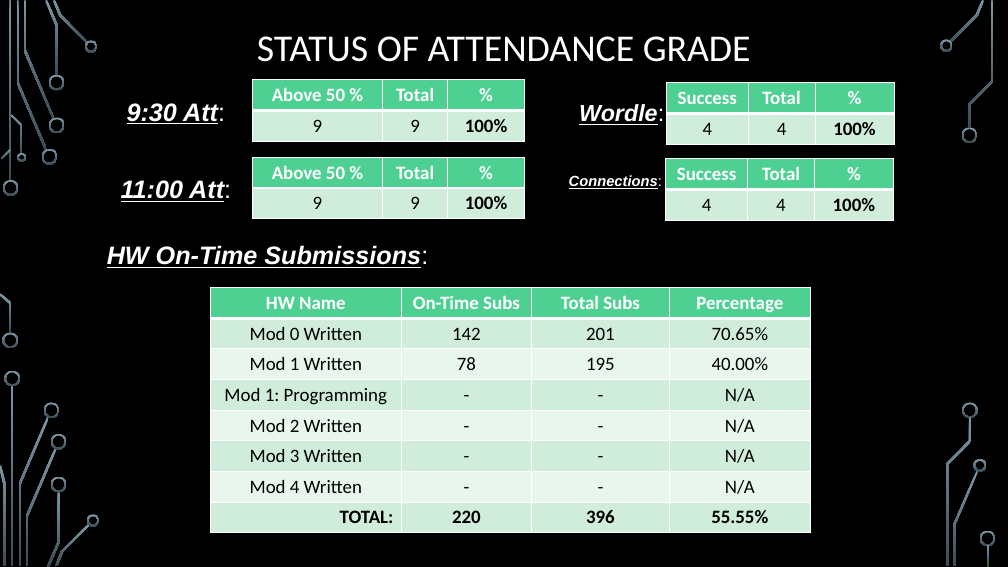
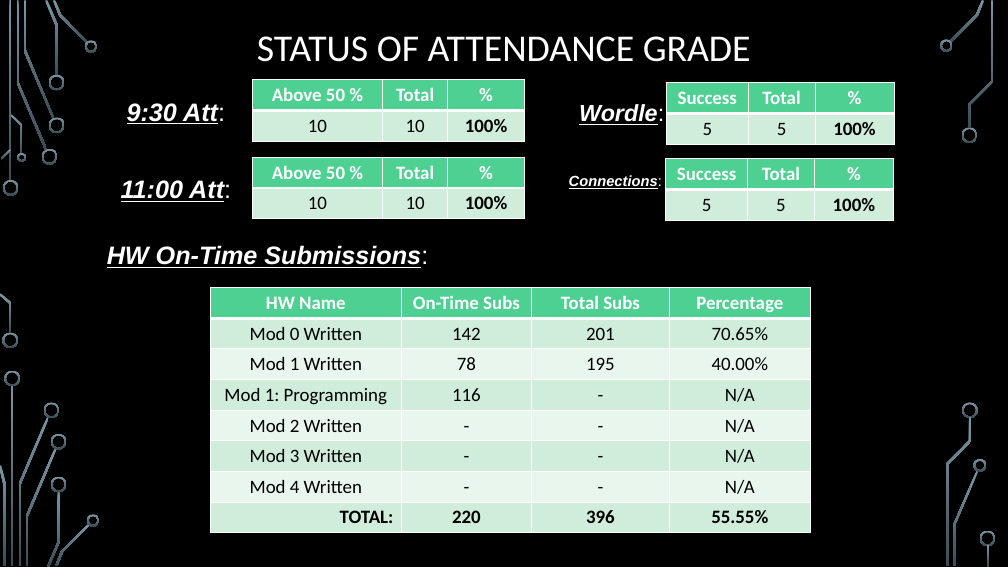
Before and after one commit to markfloryan/dmt2, a slide deck: slide 14 of slides/00-DailyAnnouncements.pptx (slide 13 before the commit). Drawn at 1008x567 pixels with LibreOffice and Linux fonts; fonts in the diff are those of the drawing; background and template pictures are left out. Boxes give left, top, right and bottom in pixels: in the first picture for what was removed or moved away, otherwise in the second. Text is boxed around its words. In the diff, an @@ line names an element or a change of style, - is before the commit and + after.

```diff
--- a/slides/00-DailyAnnouncements.pptx
+++ b/slides/00-DailyAnnouncements.pptx
@@ table at bbox=[253, 80, 525, 141] @@
-row 2, column 1: 9
+row 2, column 1: 10
-row 2, column 2: 9
+row 2, column 2: 10
@@ table at bbox=[667, 83, 895, 144] @@
-row 2, column 1: 4
+row 2, column 1: 5
-row 2, column 2: 4
+row 2, column 2: 5
@@ table at bbox=[253, 157, 525, 219] @@
-row 2, column 1: 9
+row 2, column 1: 10
-row 2, column 2: 9
+row 2, column 2: 10
@@ table at bbox=[666, 159, 894, 220] @@
-row 2, column 1: 4
+row 2, column 1: 5
-row 2, column 2: 4
+row 2, column 2: 5
@@ table at bbox=[211, 287, 811, 532] @@
-row 4, column 2: -
+row 4, column 2: 116
```
Also in this commit, not shown: 1 slide added, 7 other files.
